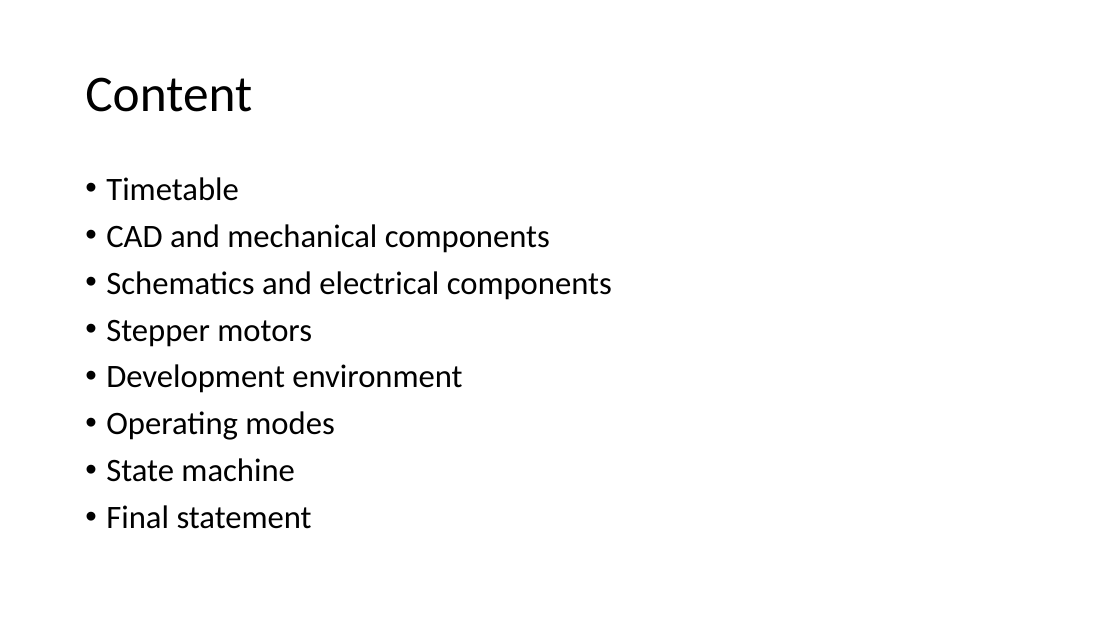
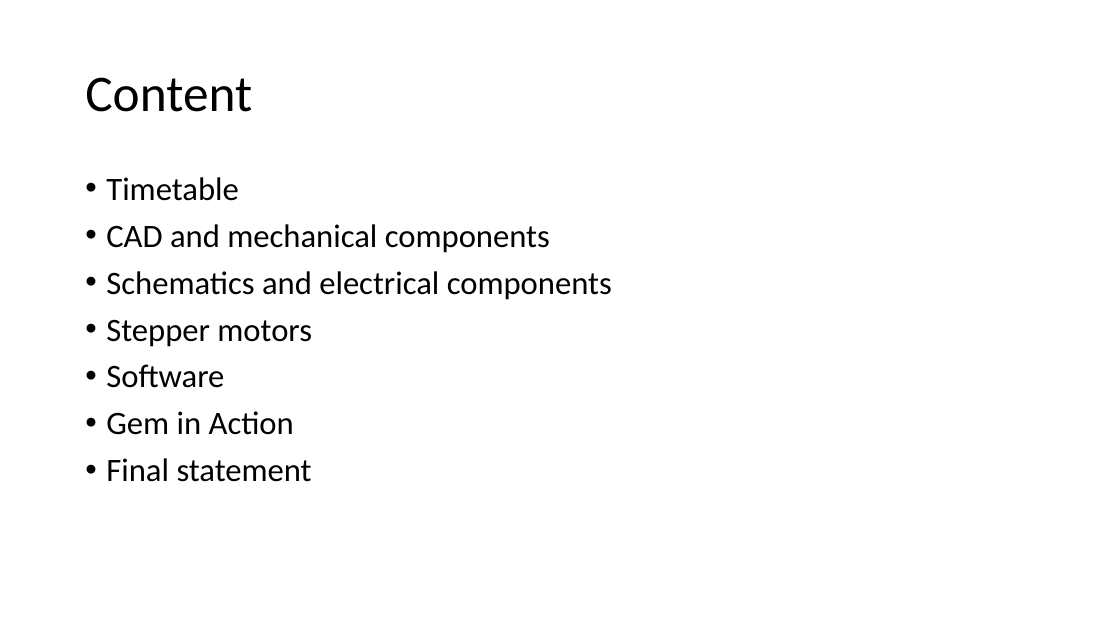
Before and after one commit to AkazeX/GEM, a slide deck: slide 2 of 999_Präsentation/PPP/GEM.pptx. Drawn at 1120x630 pixels with LibreOffice and Linux fonts; fonts in the diff are those of the drawing. Boxes give left, top, right and bottom in pixels: in the first picture for what was removed or moved away, otherwise in the second. Text is boxed around its words. In the diff, an @@ line names an element or a change of style, - is before the commit and + after.

```diff
--- a/999_Präsentation/PPP/GEM.pptx
+++ b/999_Präsentation/PPP/GEM.pptx
@@ text at (x1=106, y1=364, x2=294, y2=435): text changed @@
-• Development environment
-• Operating modes
-• State machine
+• Software
+• Gem in Action
```
Also in this commit, not shown: 8 other slides changed, 6 slides added, 2 slides removed, 5 other files.
